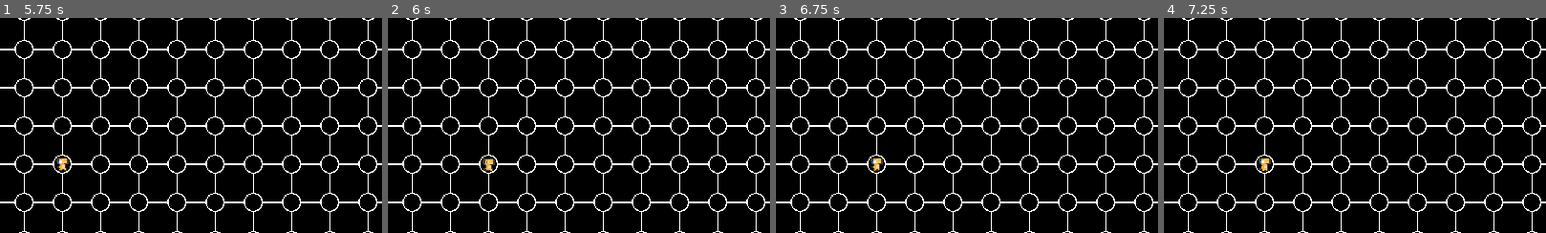
Above: before the commit, frames 1-4 (left to right).
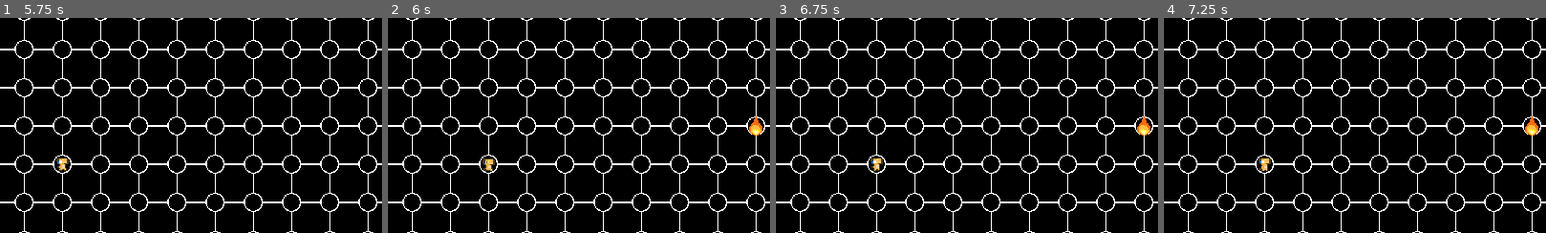
Above: after the commit, the same moments.

Repository: Knight-XAura/Parasitic-Invasion
Game: Godot game, scene res://main_menu/main_menu.tscn
Same seed, same stepped clock (60 frames per second), same inputs: the game is played once before the commit and once after it.
Inputs:
- Up to frame 1 (5.75 s): tap Space (play) at 0.5, 0.8, 1.25, 1.35, 2.3, 2.75, 2.85, 3.8, 4.25, 4.35, 5.3 s; hold Right (move_right) 0.53-1.28 s; tap Up (move) at 0.6, 1.55, 2.1, 3.05, 3.6, 4.55, 5.1 s; hold Down (move_down) 1.28-2.03 s; tap Enter at 2, 3.5 s; hold Right (move_right) 2.03-3.53 s; hold Left (move_left) 3.53-5.03 s; hold Down (move_down) from 5.03 s (still down)
- Up to frame 2 (6 s): release Down (move_down) at 5.78 s; hold Right (move_right) from 5.78 s (still down); tap Space (play) at 5.85 s
- Up to frame 3 (6.75 s): keep holding Right (move_right); tap Up (move) at 6.05, 6.6 s
- Up to frame 4 (7.25 s): keep holding Right (move_right); tap Space (play) at 6.8 s
The pictures show only the part of the screen within x 39-89%, y 24-74%; the shares and areas given below are measured in that part.

Frame 1 is identical in both runs. In frame 2, 0.2% of the frame differs, in the area x 94-98%, y 45-55%; in frame 3, 0.2%; in frame 4, 0.2%.

Commit message:
Day 5
Many elemental changes

Debugging issues with changes made with elements, but seems this maybe a Godot Engine Bug

Diff:
--- a/enemy/enemy.gd
+++ b/enemy/enemy.gd
@@ -22,6 +22,13 @@
 var elemental_attack: String = ""
 var has_ranged_attack: bool = randi_range(0, 1)
 var is_melee_in_range: bool = false
+var is_elementally_buffed: bool = false
+var is_elementally_weakened: bool = false
+var original_attack: int = 4
+var original_defense: int = 2
+var element_turn_count: int = 0
+var element_turn_threshold: int = 10
+var is_elementally_buffed_or_weakened: bool = false
 
 const MOVE_DISTANCE: int = 64
 const MOVE_DIRECTION: Array[Vector2] = [Vector2(1, 0), Vector2(0, 1), Vector2(-1, 0), Vector2(0, -1), Vector2(0, 0)]
@@ -54,6 +61,15 @@
 		velocity = MOVE_DIRECTION.pick_random()
 		move_position = position + velocity * MOVE_DISTANCE
 	position += velocity * MOVE_DISTANCE
+	if is_elementally_buffed_or_weakened:
+		element_turn_count += 1
+	if is_elementally_buffed_or_weakened and element_turn_count == element_turn_threshold:
+			element_turn_count = 0
+			attack = original_attack
+			defense = original_defense
+			is_elementally_buffed = false
+			is_elementally_weakened = false
+			is_elementally_buffed_or_weakened = false
 
 func is_move_position_valid(test_position: Vector2) -> bool:
 	if world.moveable_area.has_point(test_position):
--- a/enemy/enemy.tscn
+++ b/enemy/enemy.tscn
@@ -18,7 +18,7 @@
 [sub_resource type="RectangleShape2D" id="RectangleShape2D_q0f4n"]
 size = Vector2(180, 180)
 
-[node name="Enemy" type="CharacterBody2D"]
+[node name="Enemy" type="CharacterBody2D" groups=["enemies"]]
 collision_layer = 6
 collision_mask = 6
 script = ExtResource("1_v6mkc")
--- a/player/player.gd
+++ b/player/player.gd
@@ -23,11 +23,22 @@
 var defense: int = 1
 var critical_hit_chance: int = 5
 var critical_hit_bonus: int = 2
-var elemental_weakness: String = "Normal"
+var elemental_weakness: String = "None"
 var elemental_attack: String = "Normal"
 var has_ranged_attack: bool = false
 var is_melee_in_range: bool = false
 var animation_element: String = "normal"
+var is_not_normal_element: bool = false
+var original_attack: int = 4
+var original_defense: int = 2
+var original_critical_hit_chance: int = 5
+var original_critical_hit_bonus = 2
+var element_turn_count: int = 0:
+	set(value):
+		print(value)
+		element_turn_count = value
+var element_turn_threshold: int = 10
+var is_elementally_super_buffed: bool = false
 
 const MOVE_DISTANCE: int = 64
 
@@ -45,7 +56,10 @@
 			return
 		if world.moveable_area.has_point(position + velocity * MOVE_DISTANCE):
 			position += velocity * MOVE_DISTANCE
+		else:
+			return
 		animated_sprite_2d.play("move_" + animation_element)
+		print(velocity.x)
 		match velocity.x:
 			-1:
 				animated_sprite_2d.flip_h = true
@@ -53,6 +67,21 @@
 				animated_sprite_2d.flip_h = false
 		player_moved.emit()
 		await animated_sprite_2d.animation_finished
+		if is_not_normal_element:
+			element_turn_count += 1
+		if is_not_normal_element and element_turn_count == element_turn_threshold:
+			elemental_weakness = "None"
+			elemental_attack = "Normal"
+			animation_element = "normal"
+			is_not_normal_element = false
+			if is_elementally_super_buffed:
+				is_elementally_super_buffed = false
+				attack = original_attack
+				defense = original_defense
+				critical_hit_chance = original_critical_hit_chance
+				critical_hit_bonus = original_critical_hit_bonus
+			element_turn_count = 0
+		print(element_turn_count)
 		animated_sprite_2d.play("idle_" + animation_element)
 
 
@@ -89,7 +118,8 @@
 		is_melee_in_range = false
 		battling = false
 		battle_turn.stop()
-		world.battle_turn_action_timer.start(5.0)
+		if not health == 0:
+			world.battle_turn_action_timer.start(5.0)
 
 
 func _on_battle_turn_timeout() -> void:
--- a/powerups/elements/element.gd
+++ b/powerups/elements/element.gd
@@ -1,2 +1,52 @@
 extends Powerup
 class_name Element
+
+func set_player_normal(player: CharacterBody2D) -> void:
+	player.element_turn_count = 0
+	player.is_not_normal_element = false
+	player.elemental_attack = "Normal"
+	player.elemental_weakness = "None"
+	player.animation_element = "normal"
+	if player.is_elementally_super_buffed:
+		player.is_elementally_super_buffed = false
+		player.attack = player.original_attack
+		player.defense = player.original_defense
+		player.critical_hit_chance = player.original_critical_hit_chance
+		player.criticial_hit_bonsu = player.origianl_critical_hit_bonus
+	player.animated_sprite_2d.play("idle_normal")
+
+func super_buff_player(player: CharacterBody2D) -> void:
+	player.element_turn_count = 0
+	player.is_not_normal_element = true
+	player.defense *= 2
+	player.attack *= 2
+	player.critical_hit_chance *= 2
+	player.critical_hit_bonus *= 2
+	player.is_elementally_super_buffed = true
+
+func set_player_element(player: CharacterBody2D, attack_element: String) -> void:
+	player.element_turn_count = 0
+	player.is_not_normal_element = true
+	player.elemental_attack = attack_element
+	match player.elemental_attack:
+		"Fire":
+			player.animation_element = "fire"
+			player.elemental_weakness = "Water"
+		"Water":
+			player.animation_element = "water"
+			player.elemental_weakness = "Grass"
+		"Grass":
+			player.animation_element = "grass"
+			player.elemental_weakness = "Fire"
+	player.animated_sprite_2d.play("idle_" + player.animation_element)
+
+func set_enemy_buff_or_weakness(enemy: CharacterBody2D, element: String, buff: bool) -> void:
+	enemy.is_elementally_buffed_or_weakened = true
+	enemy.original_attack = enemy.attack
+	if buff:
+		enemy.attack *= 2
+		enemy.is_elementally_buffed = true
+	else:
+		enemy.defense /= 2
+		enemy.is_elementally_weakened = true
+	enemy.element_turn_count = 0
--- a/powerups/elements/fire/fire.gd
+++ b/powerups/elements/fire/fire.gd
@@ -3,9 +3,16 @@
 
 
 func _on_body_entered(body: Node2D) -> void:
-	if body.name == "Player":
-		body.elemental_attack = "Fire"
-		body.elemental_weakness = "Water"
-		body.animation_element = "fire"
-		body.animated_sprite_2d.play("idle_fire")
+	if body.is_in_group("enemies"):
+		if body.elemental_attack == "Fire" and not body.is_elementally_buffed:
+			set_enemy_buff_or_weakness(body, "Fire", true)
+		elif body.elemental_weakness == "Fire" and not body.is_elementally_weakened:
+			set_enemy_buff_or_weakness(body, "Fire", false)
+	elif body.name == "Player" and body.elemental_attack != "Water":
+		if body.elemental_attack == "Fire" and not body.is_elementally_super_buffed:
+			super_buff_player(body)
+		elif body.elemental_attack == "Normal":
+			set_player_element(body, "Fire")
+		elif body.elemental_attack == "Grass":
+			set_player_normal(body)
 	pickup_cleanup()
--- a/powerups/elements/grass/grass.gd
+++ b/powerups/elements/grass/grass.gd
@@ -3,9 +3,16 @@
 
 
 func _on_body_entered(body: Node2D) -> void:
-	if body.name == "Player":
-		body.elemental_attack = "Grass"
-		body.elemental_weakness = "Fire"
-		body.animation_element = "grass"
-		body.animated_sprite_2d.play("idle_grass")
+	if body.is_in_group("enemies"):
+		if body.elemental_attack == "Grass" and not body.is_elementally_buffed:
+			set_enemy_buff_or_weakness(body, "Grass", true)
+		elif body.elemental_weakness == "Grass" and not body.is_elementally_weakened:
+			set_enemy_buff_or_weakness(body, "Grass", false)
+	elif body.name == "Player" and body.elemental_attack != "Fire":
+		if body.elemental_attack == "Grass" and not body.is_elementally_super_buffed:
+			super_buff_player(body)
+		elif body.elemental_attack == "Normal":
+			set_player_element(body, "Grass")
+		elif body.elemental_attack == "Water":
+			set_player_normal(body)
 	pickup_cleanup()
--- a/powerups/elements/water/water.gd
+++ b/powerups/elements/water/water.gd
@@ -3,9 +3,16 @@
 
 
 func _on_body_entered(body: Node2D) -> void:
-	if body.name == "Player":
-		body.elemental_attack = "Water"
-		body.elemental_weakness = "Grass"
-		body.animation_element = "water"
-		body.animated_sprite_2d.play("idle_water")
+	if body.is_in_group("enemies"):
+		if body.elemental_attack == "Water" and not body.is_elementally_buffed:
+			set_enemy_buff_or_weakness(body, "Water", true)
+		elif body.elemental_weakness == "Water" and not body.is_elementally_weakened:
+			set_enemy_buff_or_weakness(body, "Water", false)
+	elif body.name == "Player" and body.elemental_attack != "Grass":
+		if body.elemental_attack == "Water" and not body.is_elementally_super_buffed:
+			super_buff_player(body)
+		elif body.elemental_attack == "Normal":
+			set_player_element(body, "Water")
+		elif body.elemental_attack == "Fire":
+			set_player_normal(body)
 	pickup_cleanup()
--- a/project.godot
+++ b/project.godot
@@ -20,6 +20,10 @@
 window/size/viewport_width=1280
 window/size/viewport_height=720
 window/stretch/mode="canvas_items"
+
+[global_group]
+
+enemies=""
 
 [input]
 
--- a/world.gd
+++ b/world.gd
@@ -31,9 +31,9 @@
 var ally_list: Array[CharacterBody2D]
 var powerup_list: Array[Area2D]
 var enemy_spawn_turn_counter: int = 0
-var enemy_spawn_turn_threshold: int = 10
+var enemy_spawn_turn_threshold: int = 25 # 10
 var powerup_spawn_turn_counter: int = 0
-var powerup_spawn_turn_threshold: int = 15
+var powerup_spawn_turn_threshold: int = 5 # 15
 var powerup_scenes: Array[PackedScene] = [
 	preload("res://powerups/health/health.tscn"),
 	preload("res://powerups/elements/fire/fire.tscn"),
@@ -59,10 +59,6 @@
 @onready var enemy_kill_count: Label = $/root/World/GUIContainer/VBoxContainer3/HBoxContainer/EnemyKillCount
 @onready var moves_count: Label = $GUIContainer/VBoxContainer3/HBoxContainer/MovesCount
 
-
-enum POWERUPS {
-	HEALTH, FIRE, WATER, GRASS
-}
 
 func _ready() -> void:
 	spawn_enemy()
@@ -124,6 +120,22 @@
 
 func _on_battle_turn_action_timer_timeout() -> void:
 	move_enemies()
+	if player.is_not_normal_element:
+			player.element_turn_count += 1
+	if player.is_not_normal_element and player.element_turn_count == player.element_turn_threshold:
+		player.elemental_weakness = "None"
+		player.elemental_attack = "Normal"
+		player.animation_element = "normal"
+		player.is_not_normal_element = false
+		if player.is_elementally_super_buffed:
+			player.is_elementally_super_buffed = false
+			player.attack = player.original_attack
+			player.defense = player.original_defense
+			player.critical_hit_chance = player.original_critical_hit_chance
+			player.critical_hit_bonus = player.original_critical_hit_bonus
+		player.element_turn_count = 0
+	player.animated_sprite_2d.play("idle_" + player.animation_element)
+	print(player.element_turn_count)
 	if powerup_spawn_turn_counter == powerup_spawn_turn_threshold:
 		powerup_spawn_turn_counter = 0
 		spawn_powerup()
